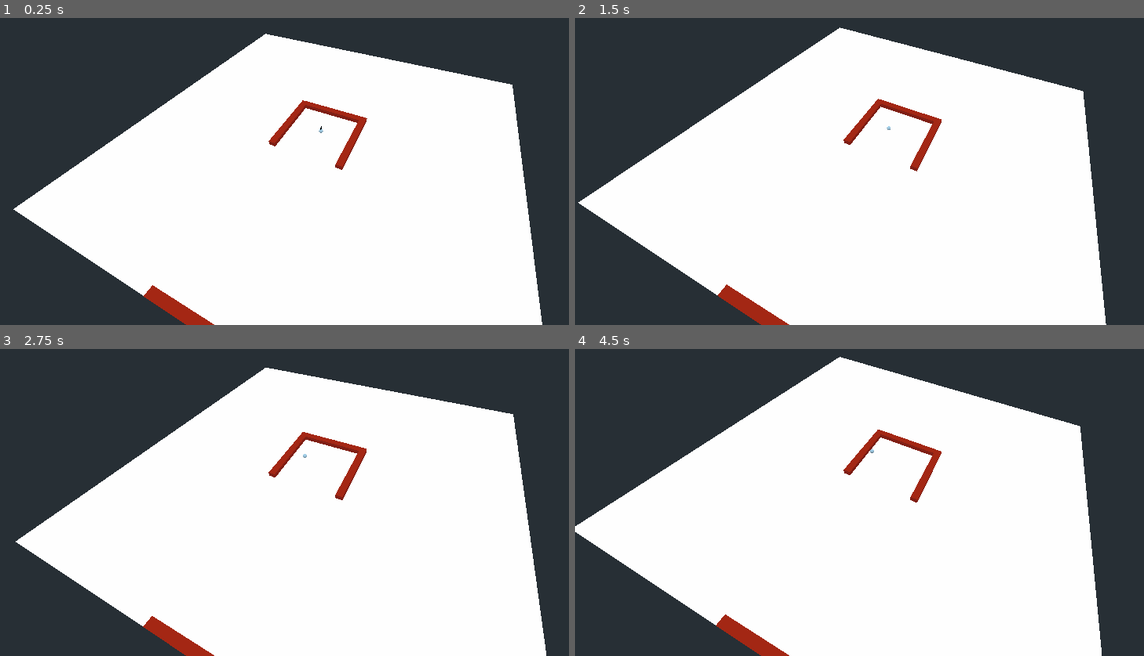
Above: before the commit, frames 1-4 (two rows, left to right).
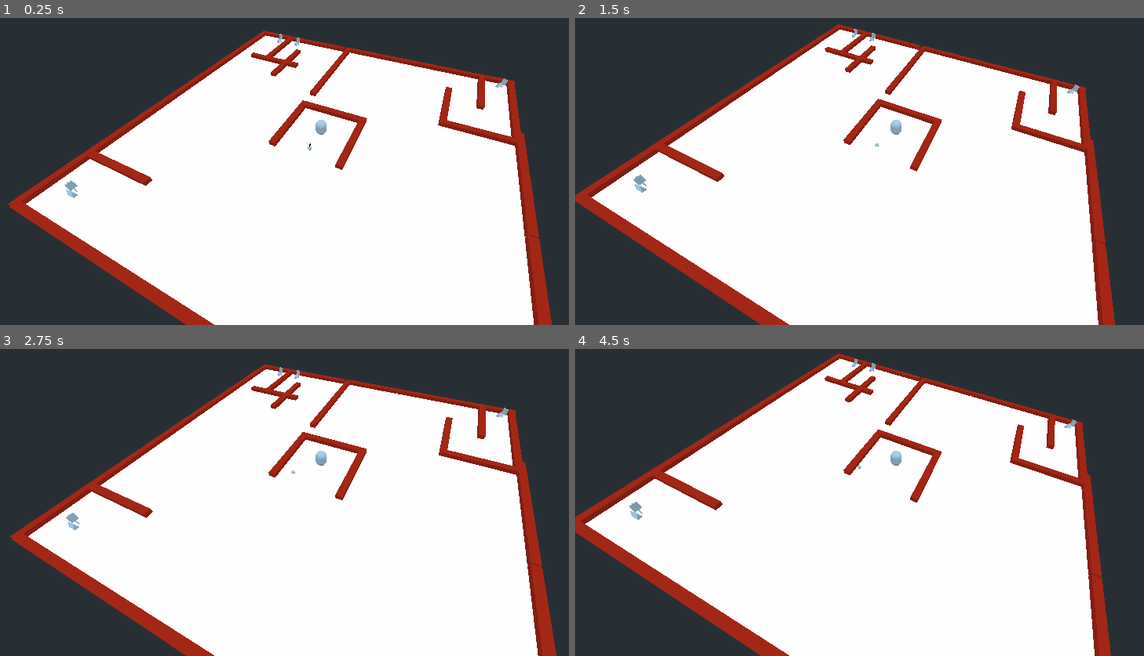
Above: after the commit, the same moments.

Repository: dannytaylor/ld49
Game: Godot game, scene res://levels/test.tscn
Two runs of this game, one before a commit and one after it. Both use one fixed random seed, a clock stepped at 60 frames per second and the inputs below.
Inputs (mouse positions are in pixels of both pictures, inside the frame that each line leads up to):
- Up to frame 1 (0.25 s): no input
- Up to frame 2 (1.5 s): tap Enter at 0.5 s; move the mouse to (922, 140) at 0.52 s; click (922, 140) at 0.67 s; move the mouse to (859, 143) at 1.27 s; click (859, 143) at 1.42 s
- Up to frame 3 (2.75 s): move the mouse to (330, 465) at 2.02 s; click (330, 465) at 2.17 s
- Up to frame 4 (4.5 s): move the mouse to (882, 477) at 2.77 s; click (882, 477) at 2.92 s; move the mouse to (933, 477) at 3.52 s; click (933, 477) at 3.67 s; move the mouse to (842, 468) at 4.27 s; click (842, 468) at 4.42 s

The runs differ from the first frame. In frame 1, 6.7% of the frame differs, in the area x 1-97%, y 4-100%; in frame 2, 6.8%; in frame 3, 6.6%; in frame 4, 6.8%, in the area x 0-95%, y 1-100%.

Commit message:
Took devin's scene and added camp, attacks

Diff:
--- /dev/null
+++ b/project/levels/Hero.gd
@@ -0,0 +1,72 @@
+extends MeshInstance
+
+var attack_charged = false
+
+# Called when the node enters the scene tree for the first time.
+func _ready():
+	pass # Replace with function body.
+
+func _get_melee_enemies():
+	return $AttackZone.get_overlapping_bodies()
+
+func _attack_single_enemy():
+	var enemies = _get_melee_enemies()
+	var closest_distance = INF
+	var closest_enemy = null
+	for enemy in enemies:
+		var distance = self.global_transform.origin.distance_squared_to(enemy.global_transform.origin)
+		if distance < closest_distance:
+			closest_distance = distance
+			closest_enemy = enemy
+	if closest_enemy == null:
+		# Nothing to do...
+		return
+
+	# Attack the enemy
+	print("Attacking enemy: " + closest_enemy.to_string())
+	var slashscn = load("res://objects/effects/slash.tscn")
+	var slash = slashscn.instance()
+	slash.global_transform.origin = self.global_transform.origin
+	slash.look_at(closest_enemy.global_transform.origin, Vector3(0, 1, 0))
+	slash.rotate_object_local(Vector3(0,1,0), 3.14)
+	self.get_parent().add_child(slash)
+
+func _attack_all_enemies():
+	# Hit 'em all
+	var enemies = _get_melee_enemies()
+	for enemy in enemies:
+		print("Attacking enemy: " + enemy.to_string())
+	var spinscn = load("res://objects/effects/spin.tscn")
+	var spin = spinscn.instance()
+	spin.global_transform.origin = self.global_transform.origin
+	self.get_parent().add_child(spin)
+
+func _input(event):
+	if event is InputEventMouseButton:
+		if event.button_index == 1:
+			if event.pressed == true:
+				# Sword pressed
+				_attack_single_enemy()
+				attack_charged = false
+				$AttackChargeTimer.start()
+			else:
+				$AttackChargeTimer.stop()
+				# Charged?
+				if attack_charged == true:
+					# spin attack
+					_attack_all_enemies()
+				else:
+					# Not long enough
+					pass
+		if event.button_index == 2:
+			if event.pressed == true:
+				# Do nothing on press
+				pass
+			else:
+				# Arrow attack
+				pass
+
+
+func _on_AttackChargeTimer_timeout():
+	attack_charged = true
+	$AttackChargeTimer.stop()
--- a/project/levels/test.tscn
+++ b/project/levels/test.tscn
@@ -1,17 +1,48 @@
-[gd_scene load_steps=7 format=2]
+[gd_scene load_steps=11 format=2]
 
 [ext_resource path="res://objects/Board/Board.tscn" type="PackedScene" id=1]
 [ext_resource path="res://objects/Player/Camera.tscn" type="PackedScene" id=2]
 [ext_resource path="res://objects/Board/wall_material.tres" type="Material" id=3]
 [ext_resource path="res://objects/Enemy/Enemy.tscn" type="PackedScene" id=4]
+[ext_resource path="res://objects/Camp/Camp.tscn" type="PackedScene" id=5]
+[ext_resource path="res://levels/Hero.gd" type="Script" id=6]
 
 [sub_resource type="BoxShape" id=1]
 
 [sub_resource type="CubeMesh" id=2]
 
+[sub_resource type="CapsuleMesh" id=3]
+
+[sub_resource type="BoxShape" id=4]
+extents = Vector3( 3, 3, 2 )
+
 [node name="Spatial" type="Spatial"]
 
 [node name="Board" parent="." instance=ExtResource( 1 )]
+
+[node name="NorthCamp" parent="Board" instance=ExtResource( 5 )]
+transform = Transform( 1, 0, 0, 0, 1, 0, 0, 0, 1, -4.22888, 0, -4.19848 )
+camp_name = "North Camp"
+enemy_type = "goblin"
+spawn_parent = NodePath("../..")
+
+[node name="EastCamp0" parent="Board" instance=ExtResource( 5 )]
+transform = Transform( 0.025479, 0, -0.999675, 0, 1, 0, 0.999675, 0, 0.025479, 4.54553, 0, -4.00537 )
+camp_name = "North Camp"
+enemy_type = "goblin"
+spawn_parent = NodePath("../..")
+
+[node name="EastCamp1" parent="Board" instance=ExtResource( 5 )]
+transform = Transform( 0.025479, 0, -0.999675, 0, 1, 0, 0.999675, 0, 0.025479, 4.60747, 0, -3.19181 )
+camp_name = "North Camp"
+enemy_type = "goblin"
+spawn_parent = NodePath("../..")
+
+[node name="SouthCamp" parent="Board" instance=ExtResource( 5 )]
+transform = Transform( -0.596603, 0, -0.802536, 0, 1, 0, 0.802536, 0, -0.596603, 4.67133, 0, 4.55424 )
+camp_name = "North Camp"
+enemy_type = "goblin"
+spawn_parent = NodePath("../..")
 
 [node name="StaticBody" type="StaticBody" parent="Board"]
 transform = Transform( 0.093, 0, 0, 0, 0.118, 0, 0, 0, 1, -4.90927, 0, 0 )
@@ -50,6 +81,296 @@
 shape = SubResource( 1 )
 
 [node name="MeshInstance" type="MeshInstance" parent="Board/StaticBody4"]
+mesh = SubResource( 2 )
+material/0 = ExtResource( 3 )
+
+[node name="StaticBody5" type="StaticBody" parent="Board"]
+transform = Transform( -4.06516e-09, 0, -1, 0, 0.118, 0, 0.093, 0, -4.37114e-08, -0.00880665, 0, -4.99049 )
+
+[node name="CollisionShape" type="CollisionShape" parent="Board/StaticBody5"]
+shape = SubResource( 1 )
+
+[node name="MeshInstance" type="MeshInstance" parent="Board/StaticBody5"]
+mesh = SubResource( 2 )
+material/0 = ExtResource( 3 )
+
+[node name="StaticBody6" type="StaticBody" parent="Board"]
+transform = Transform( -4.06516e-09, 0, -1, 0, 0.118, 0, 0.093, 0, -4.37114e-08, 1.96269, 0, -4.99049 )
+
+[node name="CollisionShape" type="CollisionShape" parent="Board/StaticBody6"]
+shape = SubResource( 1 )
+
+[node name="MeshInstance" type="MeshInstance" parent="Board/StaticBody6"]
+mesh = SubResource( 2 )
+material/0 = ExtResource( 3 )
+
+[node name="StaticBody7" type="StaticBody" parent="Board"]
+transform = Transform( -4.06516e-09, 0, -1, 0, 0.118, 0, 0.093, 0, -4.37114e-08, 3.95327, 0, -4.99049 )
+
+[node name="CollisionShape" type="CollisionShape" parent="Board/StaticBody7"]
+shape = SubResource( 1 )
+
+[node name="MeshInstance" type="MeshInstance" parent="Board/StaticBody7"]
+mesh = SubResource( 2 )
+material/0 = ExtResource( 3 )
+
+[node name="StaticBody8" type="StaticBody" parent="Board"]
+transform = Transform( -4.06516e-09, 0, -1, 0, 0.118, 0, 0.093, 0, -4.37114e-08, -1.97737, 0, -4.99049 )
+
+[node name="CollisionShape" type="CollisionShape" parent="Board/StaticBody8"]
+shape = SubResource( 1 )
+
+[node name="MeshInstance" type="MeshInstance" parent="Board/StaticBody8"]
+mesh = SubResource( 2 )
+material/0 = ExtResource( 3 )
+
+[node name="StaticBody9" type="StaticBody" parent="Board"]
+transform = Transform( -4.06516e-09, 0, -1, 0, 0.118, 0, 0.093, 0, -4.37114e-08, -3.97862, 0, -4.99049 )
+
+[node name="CollisionShape" type="CollisionShape" parent="Board/StaticBody9"]
+shape = SubResource( 1 )
+
+[node name="MeshInstance" type="MeshInstance" parent="Board/StaticBody9"]
+mesh = SubResource( 2 )
+material/0 = ExtResource( 3 )
+
+[node name="StaticBody10" type="StaticBody" parent="Board"]
+transform = Transform( 0.093, 0, 0, 0, 0.118, 0, 0, 0, 1, -4.90927, 0, -1.99492 )
+
+[node name="CollisionShape" type="CollisionShape" parent="Board/StaticBody10"]
+shape = SubResource( 1 )
+
+[node name="MeshInstance" type="MeshInstance" parent="Board/StaticBody10"]
+mesh = SubResource( 2 )
+material/0 = ExtResource( 3 )
+
+[node name="StaticBody11" type="StaticBody" parent="Board"]
+transform = Transform( 0.093, 0, 0, 0, 0.118, 0, 0, 0, 1, -4.90927, 0, -3.96453 )
+
+[node name="CollisionShape" type="CollisionShape" parent="Board/StaticBody11"]
+shape = SubResource( 1 )
+
+[node name="MeshInstance" type="MeshInstance" parent="Board/StaticBody11"]
+mesh = SubResource( 2 )
+material/0 = ExtResource( 3 )
+
+[node name="StaticBody12" type="StaticBody" parent="Board"]
+transform = Transform( 0.093, 0, 0, 0, 0.118, 0, 0, 0, 1, -4.90927, 0, 1.92618 )
+
+[node name="CollisionShape" type="CollisionShape" parent="Board/StaticBody12"]
+shape = SubResource( 1 )
+
+[node name="MeshInstance" type="MeshInstance" parent="Board/StaticBody12"]
+mesh = SubResource( 2 )
+material/0 = ExtResource( 3 )
+
+[node name="StaticBody13" type="StaticBody" parent="Board"]
+transform = Transform( 0.093, 0, 0, 0, 0.118, 0, 0, 0, 1, -3.27421, 0, -3.92341 )
+
+[node name="CollisionShape" type="CollisionShape" parent="Board/StaticBody13"]
+shape = SubResource( 1 )
+
+[node name="MeshInstance" type="MeshInstance" parent="Board/StaticBody13"]
+mesh = SubResource( 2 )
+material/0 = ExtResource( 3 )
+
+[node name="StaticBody14" type="StaticBody" parent="Board"]
+transform = Transform( -4.06516e-09, 0, -1, 0, 0.118, 0, 0.093, 0, -4.37114e-08, -4.00702, 0, 4.97397 )
+
+[node name="CollisionShape" type="CollisionShape" parent="Board/StaticBody14"]
+shape = SubResource( 1 )
+
+[node name="MeshInstance" type="MeshInstance" parent="Board/StaticBody14"]
+mesh = SubResource( 2 )
+material/0 = ExtResource( 3 )
+
+[node name="StaticBody15" type="StaticBody" parent="Board"]
+transform = Transform( 0.093, 0, 0, 0, 0.118, 0, 0, 0, 1, -4.90927, 0, 3.91211 )
+
+[node name="CollisionShape" type="CollisionShape" parent="Board/StaticBody15"]
+shape = SubResource( 1 )
+
+[node name="MeshInstance" type="MeshInstance" parent="Board/StaticBody15"]
+mesh = SubResource( 2 )
+material/0 = ExtResource( 3 )
+
+[node name="StaticBody16" type="StaticBody" parent="Board"]
+transform = Transform( -4.06516e-09, 0, -1, 0, 0.118, 0, 0.093, 0, -4.37114e-08, 4.03841, 0, 4.00209 )
+
+[node name="CollisionShape" type="CollisionShape" parent="Board/StaticBody16"]
+shape = SubResource( 1 )
+
+[node name="MeshInstance" type="MeshInstance" parent="Board/StaticBody16"]
+mesh = SubResource( 2 )
+material/0 = ExtResource( 3 )
+
+[node name="StaticBody17" type="StaticBody" parent="Board"]
+transform = Transform( -4.06516e-09, 0, -1, 0, 0.118, 0, 0.093, 0, -4.37114e-08, 4.03841, 0, 4.9066 )
+
+[node name="CollisionShape" type="CollisionShape" parent="Board/StaticBody17"]
+shape = SubResource( 1 )
+
+[node name="MeshInstance" type="MeshInstance" parent="Board/StaticBody17"]
+mesh = SubResource( 2 )
+material/0 = ExtResource( 3 )
+
+[node name="StaticBody18" type="StaticBody" parent="Board"]
+transform = Transform( 0.093, 0, 0, 0, 0.118, 0, 0, 0, 1, 4.96957, 0, 4.01499 )
+
+[node name="CollisionShape" type="CollisionShape" parent="Board/StaticBody18"]
+shape = SubResource( 1 )
+
+[node name="MeshInstance" type="MeshInstance" parent="Board/StaticBody18"]
+mesh = SubResource( 2 )
+material/0 = ExtResource( 3 )
+
+[node name="StaticBody19" type="StaticBody" parent="Board"]
+transform = Transform( 0.093, 0, 0, 0, 0.118, 0, 0, 0, 1, 1.78983, 0, 4.01499 )
+
+[node name="CollisionShape" type="CollisionShape" parent="Board/StaticBody19"]
+shape = SubResource( 1 )
+
+[node name="MeshInstance" type="MeshInstance" parent="Board/StaticBody19"]
+mesh = SubResource( 2 )
+material/0 = ExtResource( 3 )
+
+[node name="StaticBody20" type="StaticBody" parent="Board"]
+transform = Transform( -4.06516e-09, 0, -1, 0, 0.118, 0, 0.093, 0, -4.37114e-08, 2.75301, 0, 4.9066 )
+
+[node name="CollisionShape" type="CollisionShape" parent="Board/StaticBody20"]
+shape = SubResource( 1 )
+
+[node name="MeshInstance" type="MeshInstance" parent="Board/StaticBody20"]
+mesh = SubResource( 2 )
+material/0 = ExtResource( 3 )
+
+[node name="StaticBody21" type="StaticBody" parent="Board"]
+transform = Transform( -4.06516e-09, 0, -1, 0, 0.118, 0, 0.093, 0, -4.37114e-08, 2.69963, 0, 3.02399 )
+
+[node name="CollisionShape" type="CollisionShape" parent="Board/StaticBody21"]
+shape = SubResource( 1 )
+
+[node name="MeshInstance" type="MeshInstance" parent="Board/StaticBody21"]
+mesh = SubResource( 2 )
+material/0 = ExtResource( 3 )
+
+[node name="StaticBody22" type="StaticBody" parent="Board"]
+transform = Transform( 0.093, 0, 0, 0, 0.118, 0, 0, 0, 1, 4.96957, 0, 2.04532 )
+
+[node name="CollisionShape" type="CollisionShape" parent="Board/StaticBody22"]
+shape = SubResource( 1 )
+
+[node name="MeshInstance" type="MeshInstance" parent="Board/StaticBody22"]
+mesh = SubResource( 2 )
+material/0 = ExtResource( 3 )
+
+[node name="StaticBody23" type="StaticBody" parent="Board"]
+transform = Transform( 0.093, 0, 0, 0, 0.118, 0, 0, 0, 1, 4.96957, 0, 0.03369 )
+
+[node name="CollisionShape" type="CollisionShape" parent="Board/StaticBody23"]
+shape = SubResource( 1 )
+
+[node name="MeshInstance" type="MeshInstance" parent="Board/StaticBody23"]
+mesh = SubResource( 2 )
+material/0 = ExtResource( 3 )
+
+[node name="StaticBody24" type="StaticBody" parent="Board"]
+transform = Transform( -4.06516e-09, 0, -1, 0, 0.118, 0, 0.093, 0, -4.37114e-08, 3.95327, 0, -3.61457 )
+
+[node name="CollisionShape" type="CollisionShape" parent="Board/StaticBody24"]
+shape = SubResource( 1 )
+
+[node name="MeshInstance" type="MeshInstance" parent="Board/StaticBody24"]
+mesh = SubResource( 2 )
+material/0 = ExtResource( 3 )
+
+[node name="StaticBody25" type="StaticBody" parent="Board"]
+transform = Transform( 0.093, 0, 0, 0, 0.118, 0, 0, 0, 1, 4.94145, 0, -4.0723 )
+
+[node name="CollisionShape" type="CollisionShape" parent="Board/StaticBody25"]
+shape = SubResource( 1 )
+
+[node name="MeshInstance" type="MeshInstance" parent="Board/StaticBody25"]
+mesh = SubResource( 2 )
+material/0 = ExtResource( 3 )
+
+[node name="StaticBody26" type="StaticBody" parent="Board"]
+transform = Transform( -4.06516e-09, 0, -1, 0, 0.118, 0, 0.093, 0, -4.37114e-08, 2.50127, 0, -0.971397 )
+
+[node name="CollisionShape" type="CollisionShape" parent="Board/StaticBody26"]
+shape = SubResource( 1 )
+
+[node name="MeshInstance" type="MeshInstance" parent="Board/StaticBody26"]
+mesh = SubResource( 2 )
+material/0 = ExtResource( 3 )
+
+[node name="StaticBody27" type="StaticBody" parent="Board"]
+transform = Transform( -4.06516e-09, 0, -1, 0, 0.118, 0, 0.093, 0, -4.37114e-08, 4.01816, 0, -0.971397 )
+
+[node name="CollisionShape" type="CollisionShape" parent="Board/StaticBody27"]
+shape = SubResource( 1 )
+
+[node name="MeshInstance" type="MeshInstance" parent="Board/StaticBody27"]
+mesh = SubResource( 2 )
+material/0 = ExtResource( 3 )
+
+[node name="StaticBody28" type="StaticBody" parent="Board"]
+transform = Transform( 0.093, 0, 0, 0, 0.118, 0, 0, 0, 1, 2.93896, 0, -3.29881 )
+
+[node name="CollisionShape" type="CollisionShape" parent="Board/StaticBody28"]
+shape = SubResource( 1 )
+
+[node name="MeshInstance" type="MeshInstance" parent="Board/StaticBody28"]
+mesh = SubResource( 2 )
+material/0 = ExtResource( 3 )
+
+[node name="StaticBody29" type="StaticBody" parent="Board"]
+transform = Transform( 0.093, 0, 0, 0, 0.118, 0, 0, 0, 1, 4.94125, 0, -2.13444 )
+
+[node name="CollisionShape" type="CollisionShape" parent="Board/StaticBody29"]
+shape = SubResource( 1 )
+
+[node name="MeshInstance" type="MeshInstance" parent="Board/StaticBody29"]
+mesh = SubResource( 2 )
+material/0 = ExtResource( 3 )
+
+[node name="StaticBody30" type="StaticBody" parent="Board"]
+transform = Transform( -4.06516e-09, 0, -1, 0, 0.118, 0, 0.093, 0, -4.37114e-08, 3.00194, 0, -2.77241 )
+
+[node name="CollisionShape" type="CollisionShape" parent="Board/StaticBody30"]
+shape = SubResource( 1 )
+
+[node name="MeshInstance" type="MeshInstance" parent="Board/StaticBody30"]
+mesh = SubResource( 2 )
+material/0 = ExtResource( 3 )
+
+[node name="StaticBody31" type="StaticBody" parent="Board"]
+transform = Transform( -4.06516e-09, 0, -1, 0, 0.118, 0, 0.093, 0, -4.37114e-08, -2.08854, 0, 4.97397 )
+
+[node name="CollisionShape" type="CollisionShape" parent="Board/StaticBody31"]
+shape = SubResource( 1 )
+
+[node name="MeshInstance" type="MeshInstance" parent="Board/StaticBody31"]
+mesh = SubResource( 2 )
+material/0 = ExtResource( 3 )
+
+[node name="StaticBody32" type="StaticBody" parent="Board"]
+transform = Transform( -4.06516e-09, 0, -1, 0, 0.118, 0, 0.093, 0, -4.37114e-08, -0.0606396, 0, 4.97397 )
+
+[node name="CollisionShape" type="CollisionShape" parent="Board/StaticBody32"]
+shape = SubResource( 1 )
+
+[node name="MeshInstance" type="MeshInstance" parent="Board/StaticBody32"]
+mesh = SubResource( 2 )
+material/0 = ExtResource( 3 )
+
+[node name="StaticBody33" type="StaticBody" parent="Board"]
+transform = Transform( -4.06516e-09, 0, -1, 0, 0.118, 0, 0.093, 0, -4.37114e-08, 1.17238, 0, 4.97397 )
+
+[node name="CollisionShape" type="CollisionShape" parent="Board/StaticBody33"]
+shape = SubResource( 1 )
+
+[node name="MeshInstance" type="MeshInstance" parent="Board/StaticBody33"]
 mesh = SubResource( 2 )
 material/0 = ExtResource( 3 )
 
@@ -58,5 +379,25 @@
 projection = 0
 size = 9.0
 
+[node name="Hero" type="MeshInstance" parent="."]
+transform = Transform( 0.15, 0, 0, 0, -6.55671e-09, -0.15, 0, 0.15, -6.55671e-09, 0, 0.195769, 0 )
+mesh = SubResource( 3 )
+material/0 = null
+script = ExtResource( 6 )
+
+[node name="AttackZone" type="Area" parent="Hero"]
+collision_layer = 128
+collision_mask = 128
+
+[node name="c" type="CollisionShape" parent="Hero/AttackZone"]
+transform = Transform( 1, 0, 0, 0, 1, 3.55271e-15, 0, -3.55271e-15, 1, 0, 0, 0 )
+shape = SubResource( 4 )
+
+[node name="AttackChargeTimer" type="Timer" parent="Hero"]
+wait_time = 0.66
+one_shot = true
+
 [node name="Enemy" parent="." instance=ExtResource( 4 )]
-transform = Transform( 0.110419, 0, 0, 0, 0.110419, 0, 0, 0, 0.110419, 0, 0.0846581, 0 )
+transform = Transform( 1, 0, 0, 0, 1, 0, 0, 0, 1, -0.716577, 0.633058, 0 )
+
+[connection signal="timeout" from="Hero/AttackChargeTimer" to="Hero" method="_on_AttackChargeTimer_timeout"]
--- /dev/null
+++ b/project/objects/Camp/Camp.gd
@@ -0,0 +1,50 @@
+extends Spatial
+
+export(int) var total_enemies = 10
+export(int) var max_simul = 2
+export(float) var spawn_delay = 30
+export(String) var camp_name = "NULL_CAMP"
+export(String, "goblin", "hobgoblin", "ogre") var enemy_type
+export(NodePath) var spawn_parent
+export(NodePath) var spawn_enable_area
+
+var spawns = []
+var monster_scene = null
+var rng = RandomNumberGenerator.new()
+
+func _get_rng_val(minval, maxval):
+	rng.randomize()
+	var rngval = rng.randf_range(minval, maxval)
+	return rngval
+
+
+# Called when the node enters the scene tree for the first time.
+func _ready():
+	rng.randomize()
+	if enemy_type == "goblin" or enemy_type == "hobgoblin" or enemy_type == "ogre":
+		monster_scene = load("res://objects/Enemy/Enemy.tscn")
+	# First spawn is either a quarter of the duration or 4/5ths at most
+	$spawn_timer.wait_time = _get_rng_val(spawn_delay * (1.0 / 4.0), spawn_delay * (4.0 / 5.0))
+	$spawn_timer.start()
+
+func notify_spawn_death(monster):
+	if spawns.has(monster):
+		spawns.remove(monster)
+		self.remove_child(monster)
+
+func _on_spawn_timer_timeout():
+	var spawn_time = spawn_delay + _get_rng_val(spawn_delay * (2.0 / 5.0) * -1.0, spawn_delay * (1.0 / 5.0))
+	$spawn_timer.wait_time = spawn_time
+	$spawn_timer.start()
+
+	# Should we spawn anything?
+	if spawns.size() >= max_simul:
+		return
+
+	# Spawn something!
+	var new_monster = null
+	new_monster = monster_scene.instance()
+
+	get_node(spawn_parent).add_child(new_monster)
+	new_monster.global_transform  = $spawn_location.global_transform
+	spawns.append(new_monster)
--- /dev/null
+++ b/project/objects/Camp/Camp.tscn
@@ -0,0 +1,35 @@
+[gd_scene load_steps=5 format=2]
+
+[ext_resource path="res://objects/Camp/Camp.gd" type="Script" id=1]
+
+[sub_resource type="CylinderMesh" id=1]
+
+[sub_resource type="CubeMesh" id=2]
+
+[sub_resource type="PrismMesh" id=3]
+
+[node name="Camp" type="Spatial"]
+script = ExtResource( 1 )
+
+[node name="spawn_timer" type="Timer" parent="."]
+autostart = true
+
+[node name="flagpole" type="MeshInstance" parent="."]
+transform = Transform( 0.01, 0, 0, 0, 0.25, 0, 0, 0, 0.01, 0.097554, 0.101861, 0 )
+mesh = SubResource( 1 )
+material/0 = null
+
+[node name="flag" type="MeshInstance" parent="."]
+transform = Transform( 0.075, 0, 0, 0, 0.1, 0, 0, 0, 0.01, 0.0999954, 0.227854, 0 )
+mesh = SubResource( 2 )
+material/0 = null
+
+[node name="tent" type="MeshInstance" parent="."]
+transform = Transform( 0.1, 0, 0, 0, 0.15, 0, 0, 0, 0.1, 0, 0, 0 )
+mesh = SubResource( 3 )
+material/0 = null
+
+[node name="spawn_location" type="Spatial" parent="."]
+transform = Transform( 1, 0, 0, 0, 1, 0, 0, 0, 1, 0, 0.327285, 0.253108 )
+
+[connection signal="timeout" from="spawn_timer" to="." method="_on_spawn_timer_timeout"]
--- a/project/objects/Enemy/Enemy.tscn
+++ b/project/objects/Enemy/Enemy.tscn
@@ -22,15 +22,18 @@
 material = SubResource( 4 )
 
 [node name="Enemy" type="RigidBody"]
+collision_layer = 129
+collision_mask = 129
 mass = 23.81
 
 [node name="CollisionShape" type="CollisionShape" parent="."]
+transform = Transform( 0.1, 0, 0, 0, 0.1, 0, 0, 0, 0.1, 0, 0, 0 )
 shape = SubResource( 1 )
 
-[node name="MeshInstance" type="MeshInstance" parent="."]
+[node name="MeshInstance" type="MeshInstance" parent="CollisionShape"]
 mesh = SubResource( 2 )
 material/0 = null
 
-[node name="EnemyUI" parent="." instance=ExtResource( 1 )]
+[node name="EnemyUI" parent="CollisionShape" instance=ExtResource( 1 )]
 transform = Transform( 1, 0, 0, 0, 1, 0, 0, 0, 1, 0, 1, 0 )
 mesh = SubResource( 5 )
--- /dev/null
+++ b/project/objects/effects/slash.gd
@@ -0,0 +1,21 @@
+extends Spatial
+
+export(float) var lifetime = 0.20
+export(float) var speed = 4.0
+
+# Called when the node enters the scene tree for the first time.
+func _ready():
+	$Lifetime.wait_time = lifetime
+	$Lifetime.start()
+
+
+# Called every frame. 'delta' is the elapsed time since the previous frame.
+func _process(delta):
+	translate(Vector3(0, 0, delta * speed))
+	pass
+
+
+func _on_Lifetime_timeout():
+	for child in self.get_children():
+		child.queue_free()
+	self.queue_free()
--- /dev/null
+++ b/project/objects/effects/slash.tscn
@@ -0,0 +1,41 @@
+[gd_scene load_steps=6 format=2]
+
+[ext_resource path="res://objects/effects/slash.gd" type="Script" id=1]
+
+[sub_resource type="PrismMesh" id=1]
+
+[sub_resource type="SpatialMaterial" id=2]
+albedo_color = Color( 0, 0, 0, 1 )
+
+[sub_resource type="ParticlesMaterial" id=3]
+lifetime_randomness = 0.5
+emission_shape = 1
+emission_sphere_radius = 0.1
+direction = Vector3( 0, 0, 1 )
+gravity = Vector3( 0, 0, 0 )
+initial_velocity = 1.0
+angle_random = 0.33
+scale_random = 0.13
+
+[sub_resource type="PrismMesh" id=4]
+size = Vector3( 0.03, 0.03, 0.03 )
+
+[node name="Slash" type="Spatial"]
+script = ExtResource( 1 )
+
+[node name="MeshInstance" type="MeshInstance" parent="."]
+transform = Transform( 0.05, 0, 0, 0, -6.55671e-09, -0.025, 0, 0.15, -1.09278e-09, 0, 0, 0 )
+mesh = SubResource( 1 )
+material/0 = SubResource( 2 )
+
+[node name="Particles" type="Particles" parent="."]
+amount = 6
+lifetime = 0.66
+speed_scale = 0.66
+randomness = 0.23
+process_material = SubResource( 3 )
+draw_pass_1 = SubResource( 4 )
+
+[node name="Lifetime" type="Timer" parent="."]
+
+[connection signal="timeout" from="Lifetime" to="." method="_on_Lifetime_timeout"]
--- /dev/null
+++ b/project/objects/effects/spin.gd
@@ -0,0 +1,22 @@
+extends Spatial
+
+export(float) var lifetime = 0.20
+export(float) var max_size = 1
+
+# Called when the node enters the scene tree for the first time.
+func _ready():
+	$Lifetime.wait_time = lifetime
+	$Lifetime.start()
+
+
+# Called every frame. 'delta' is the elapsed time since the previous frame.
+func _process(delta):
+	var pct_done = 1.0 - ($Lifetime.time_left / lifetime)
+	$MeshInstance.scale.x = max_size * pct_done
+	$MeshInstance.scale.z = max_size * pct_done
+
+
+func _on_Lifetime_timeout():
+	for child in self.get_children():
+		child.queue_free()
+	self.queue_free()
--- /dev/null
+++ b/project/objects/effects/spin.tscn
@@ -0,0 +1,21 @@
+[gd_scene load_steps=4 format=2]
+
+[ext_resource path="res://objects/effects/spin.gd" type="Script" id=1]
+
+[sub_resource type="CylinderMesh" id=1]
+
+[sub_resource type="SpatialMaterial" id=2]
+albedo_color = Color( 1, 0, 0, 1 )
+
+[node name="Spatial" type="Spatial"]
+script = ExtResource( 1 )
+
+[node name="MeshInstance" type="MeshInstance" parent="."]
+transform = Transform( 0.01, 0, 0, 0, 0.1, 0, 0, 0, 0.01, 0, 0, 0 )
+mesh = SubResource( 1 )
+material/0 = SubResource( 2 )
+
+[node name="Lifetime" type="Timer" parent="."]
+one_shot = true
+
+[connection signal="timeout" from="Lifetime" to="." method="_on_Lifetime_timeout"]
